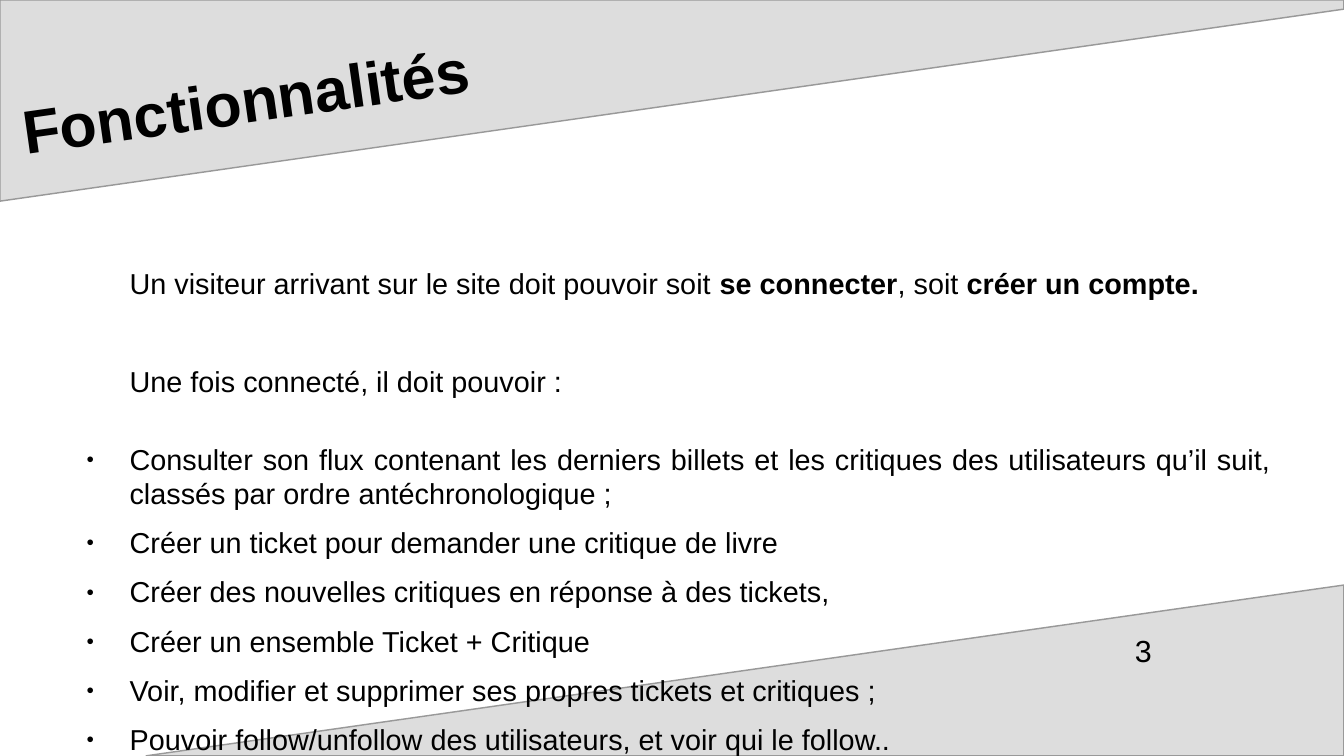
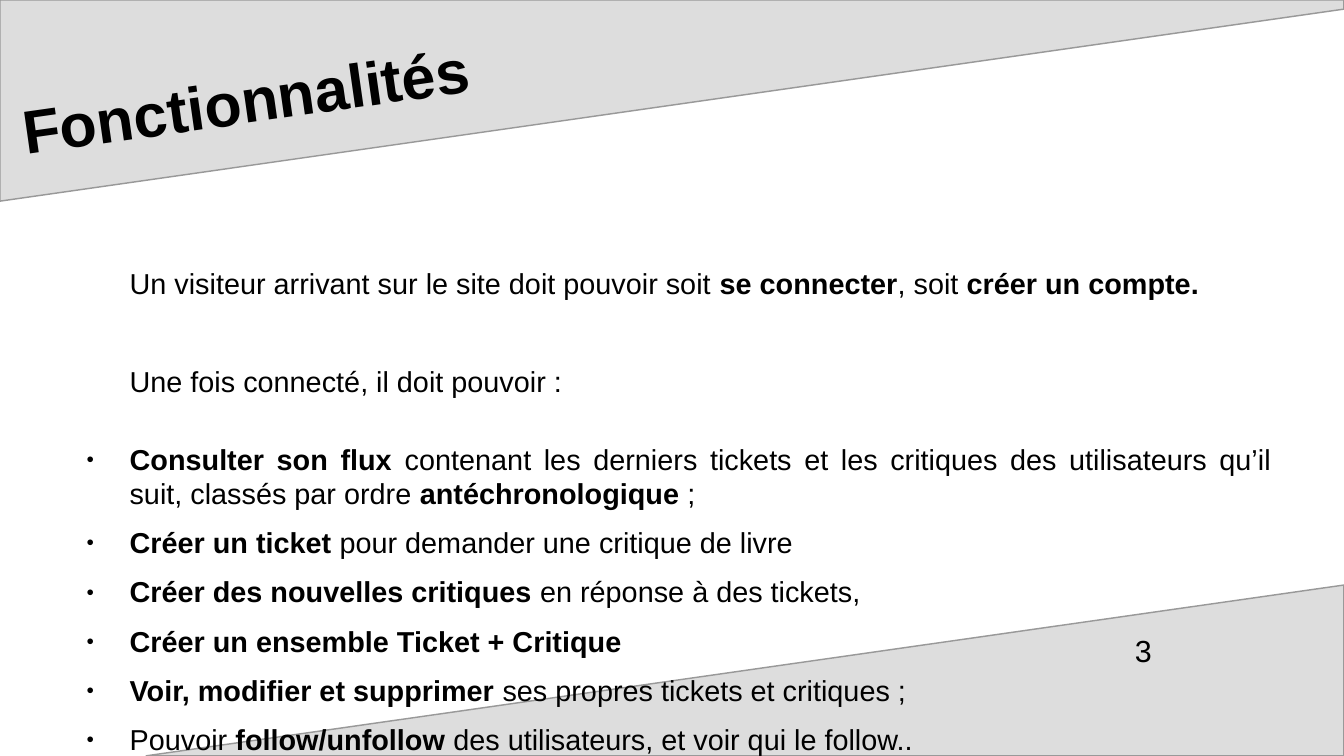
Before and after one commit to mcourte/OC_Projet9, a slide deck: slide 3 of ppt_soutenance.odp. Drawn at 1344x756 pixels with LibreOffice and Linux fonts; fonts in the diff are those of the drawing; background and template pictures are left out. Boxes give left, top, right and bottom in pixels: in the first picture for what was removed or moved away, otherwise in the second. Text is boxed around its words. In the diff, an @@ line names an element or a change of style, - is before the commit and + after.

```diff
--- a/ppt_soutenance.odp
+++ b/ppt_soutenance.odp
@@ text at [130, 449, 1270, 510]: text changed @@
-● Consulter son flux contenant les derniers billets et les critiques des utilisateurs qu’il suit, classés par ordre antéchronologique ;
+● Consulter son flux contenant les derniers tickets et les critiques des utilisateurs qu’il suit, classés par ordre antéchronologique ;
@@ text at [130, 532, 913, 755]: bold on in "Créer un ticket", "Créer des nouvelles critiques", "Créer un ensemble Ticket + Critique", "Voir, modifier et supprimer" and 1 more places @@
```
Also in this commit, not shown: 6 other slides changed, 1 slide added.
